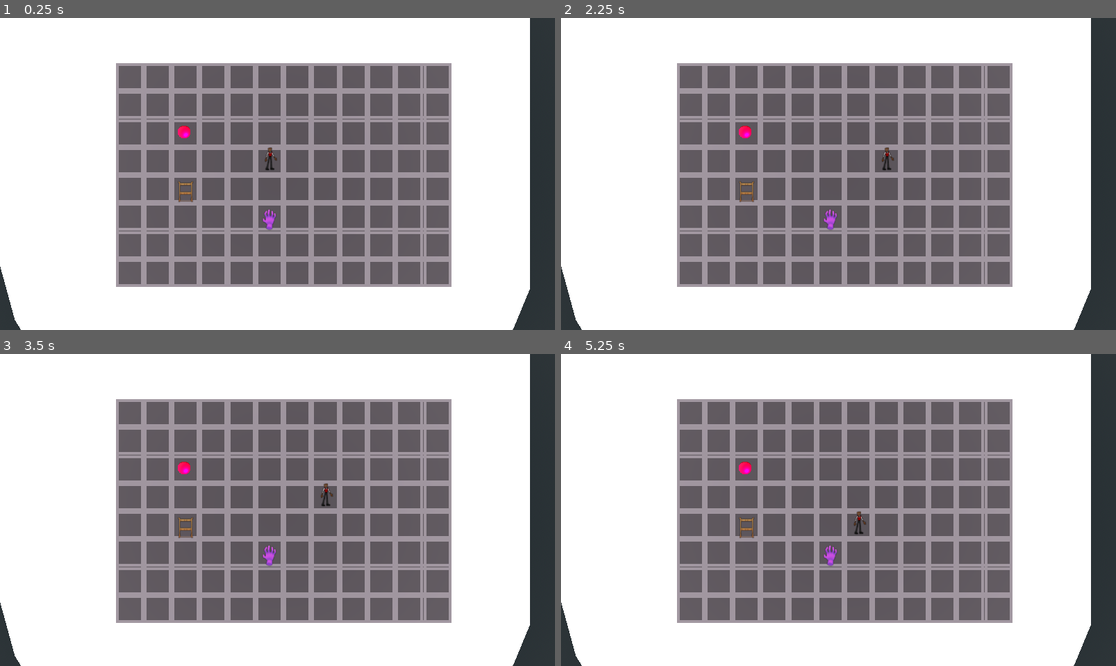
Above: before the commit, frames 1-4 (two rows, left to right).
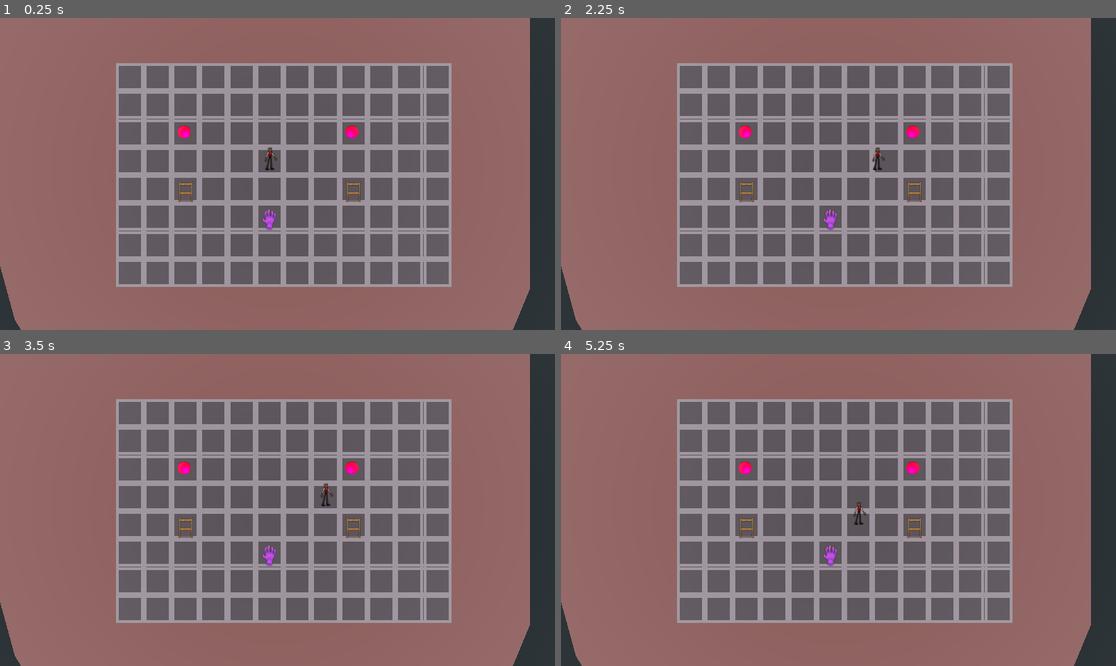
Above: after the commit, the same moments.

Repository: FloppyPancakeMedia/GGJMasks2
Game: Godot game, scene res://world.tscn
The game is run twice, just before and just after one commit, with the same random seed, the same clock (stepped at 60 frames per second) and the same inputs.
Inputs (mouse positions are in pixels of both pictures, inside the frame that each line leads up to):
- Up to frame 1 (0.25 s): no input
- Up to frame 2 (2.25 s): tap Enter at 0.5, 2 s; move the mouse to (960, 158) at 0.52 s; hold D (Right) 0.53-1.25 s; tap Backspace at 0.6 s; click (960, 158) at 0.67 s; tap Space at 1.25 s; drag from (727, 189) to (810, 236) at 1.27 s; move the mouse to (894, 105) at 2.02 s; hold D (Right) from 2.03 s (still down); tap F at 2.1 s
- Up to frame 3 (3.5 s): release D (Right) at 2.75 s; tap Space at 2.75 s; drag from (249, 572) to (111, 463) at 2.77 s
- Up to frame 4 (5.25 s): tap Enter at 3.5 s; move the mouse to (1005, 556) at 3.52 s; hold A (Left) 3.53-4.25 s; tap Z at 3.6 s; tap Space at 4.25 s; drag from (672, 463) to (755, 432) at 4.27 s; move the mouse to (866, 510) at 5.02 s; hold S (Down) from 5.03 s (still down); tap Delete at 5.1 s; click (866, 510) at 5.17 s

The runs differ from the first frame. In frame 1, 52% of the frame differs, in the area x 0-96%, y 0-100%; in frame 2, 52%; in frame 3, 52%; in frame 4, 52%.

Commit message:
tweeeeeeeeeeeeeeeeeeeeeeeeeeeeeeeeeeeeen

Diff:
--- a/Levels/level_1.tscn
+++ b/Levels/level_1.tscn
@@ -6,7 +6,7 @@
 [ext_resource type="PackedScene" uid="uid://dil6wjqsngk41" path="res://Things/thing.tscn" id="4_syshm"]
 [ext_resource type="PackedScene" uid="uid://cubdmwsxkycqy" path="res://switch.tscn" id="6_0urlm"]
 [ext_resource type="PackedScene" uid="uid://cydqsq04hwaym" path="res://Things/wall.tscn" id="6_rfktq"]
-[ext_resource type="AudioStream" uid="uid://ctvybh2w70mu3" path="res://Tunes/JakeSong1.2.wav" id="7_0urlm"]
+[ext_resource type="AudioStream" uid="uid://clm7m30w7hjcg" path="res://Tunes/GGJSong1-mix2 - 01 Start.wav" id="7_0urlm"]
 
 [node name="Level1" unique_id=259616684 node_paths=PackedStringArray("things_holder") instance=ExtResource("1_n0qsc")]
 things_holder = NodePath("Things")
@@ -25,7 +25,10 @@
 [node name="Thing" parent="Things" index="1" unique_id=1729758428 instance=ExtResource("4_syshm")]
 transform = Transform3D(1, 0, 0, 0, 1, 0, 0, 0, 1, 3, 0, 5)
 
-[node name="StageHandMask" parent="Things" index="2" unique_id=1709541902 instance=ExtResource("4_0urlm")]
+[node name="Thing2" parent="Things" index="2" unique_id=139378037 instance=ExtResource("4_syshm")]
+transform = Transform3D(1, 0, 0, 0, 1, 0, 0, 0, 1, 9, 0, 5)
+
+[node name="StageHandMask" parent="Things" index="3" unique_id=1709541902 instance=ExtResource("4_0urlm")]
 transform = Transform3D(1, 0, 0, 0, 1, 0, 0, 0, 1, 6, 0, 6)
 
 [node name="Walls" type="Node3D" parent="." index="2" unique_id=229414588]
@@ -45,10 +48,13 @@
 [node name="Switch" parent="." index="3" unique_id=791078064 instance=ExtResource("6_0urlm")]
 transform = Transform3D(1, 0, 0, 0, 1, 0, 0, 0, 1, 2.9460163, -0.6470234, 2.9607475)
 
-[node name="AudioStreamPlayer3D" type="AudioStreamPlayer3D" parent="." index="4" unique_id=7718112]
+[node name="Switch2" parent="." index="4" unique_id=1862021240 instance=ExtResource("6_0urlm")]
+transform = Transform3D(1, 0, 0, 0, 1, 0, 0, 0, 1, 8.946016, -0.6470234, 2.9607475)
+
+[node name="AudioStreamPlayer3D" type="AudioStreamPlayer3D" parent="." index="5" unique_id=7718112]
 transform = Transform3D(1, 0, 0, 0, 1, 0, 0, 0, 1, 0, 3.5430903, 0)
 stream = ExtResource("7_0urlm")
-volume_db = 34.393
+volume_db = -12.0
 autoplay = true
 
 [editable path="Grid"]
--- a/Things/thing.gd
+++ b/Things/thing.gd
@@ -5,9 +5,12 @@
 @export var moveable: bool = false
 @export var pushable: bool = true
 @export var can_push: bool = false
+var tweening: bool = false
 
 
 func move(dir: Vector2i) -> bool:
+	if tweening:
+		return false
 	# Retrieve appropriate raycast to check for neighbor
 	var raycast: RayCast3D
 	if dir == Vector2i.UP:
@@ -23,7 +26,8 @@
 	if raycast.is_colliding():
 		var collider = raycast.get_collider()
 		if check_is_mask(collider):
-			global_position += Vector3(dir.x, global_position.y, dir.y)
+			#global_position += Vector3(dir.x, global_position.y, dir.y)
+			execute_move(global_position + Vector3(dir.x, global_position.y, dir.y))
 			return true
 		if collider is Wall:
 			return false
@@ -31,13 +35,21 @@
 			if collider.pushable:
 				if collider.move(dir):
 					## TODO: Currently this will move an object twice if multiple objects are moveable and push into each other
-					global_position += Vector3(dir.x, global_position.y, dir.y)
+					execute_move(global_position + Vector3(dir.x, global_position.y, dir.y))
 					return true
 	else:
-		global_position += Vector3(dir.x, global_position.y, dir.y)
+		#var tween: Tween = get_tree().create_tween()
+		execute_move(global_position + Vector3(dir.x, global_position.y, dir.y))
 		return true
 
 	return false
+
+
+func execute_move(pos: Vector3):
+	var tween: Tween = get_tree().create_tween()
+	tween.tween_property(self, "global_position", pos, 0.3)
+	tween.finished.connect(stop_tweening)
+	tweening = true
 
 
 func check_is_mask(collider) -> bool:
@@ -50,3 +62,7 @@
 		return true
 
 	return false
+
+
+func stop_tweening():
+	tweening = false
--- a/world.gd
+++ b/world.gd
@@ -7,7 +7,7 @@
 
 var cur_level: Level
 var cur_mask: Mask
-var switches: Array
+#var switches: Array
 
 
 func _ready() -> void:
@@ -26,9 +26,13 @@
 	if event.is_action_pressed("Left"):
 		cur_level.move_things(Vector2i.LEFT)
 
+	#var switchList = get_tree().get_nodes_in_group("Switch")
+	#print(switchList)
+
 
 
 func check_win_condition() -> bool:
+	var switches = get_tree().get_nodes_in_group("Switch")
 	for s in switches:
 		if s.pressed == false:
 			print("Y'ain't won yet...")
@@ -41,5 +45,7 @@
 func change_level(num: int) -> void:
 	var level: Level = levels[num].instantiate()
 	add_child(level)
-	switches.clear()
-	switches = get_tree().get_nodes_in_group("Switches") as Array[Switch]
+	#switches.clear()
+	#await(level.ready)
+	#var stuff = get_tree().get_nodes_in_group("Switch")
+	#switches = get_tree().get_nodes_in_group("Switch")
